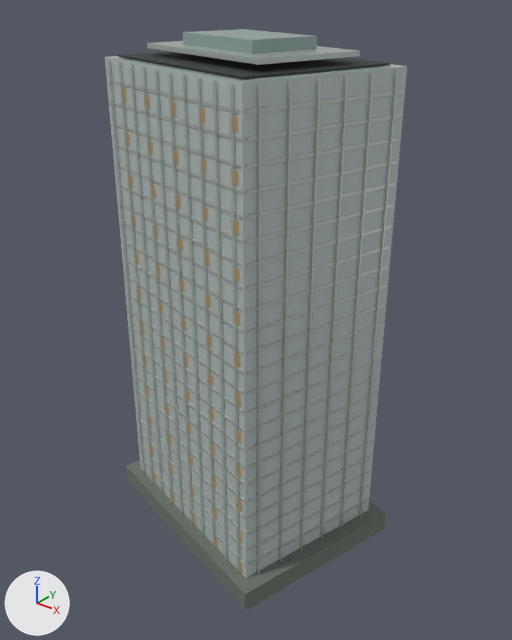
Two versions of the Blender file landmarks/assets/hisense-south.blend, one commit apart.
Before and after are seen from a 50 mm lens placed at (138.4, -171.8, 181.0), pointed at (6.4, -6.7, 78.7). The lights are fixed; the arrows at lower left show +X, +Y and +Z. The older version comes first.

In view in the first picture: 'crown_box', 'crown_box.001', 'envelope', 'fins', 'floor_bands', 'night_windows', 'podium', 'roof_deck'.
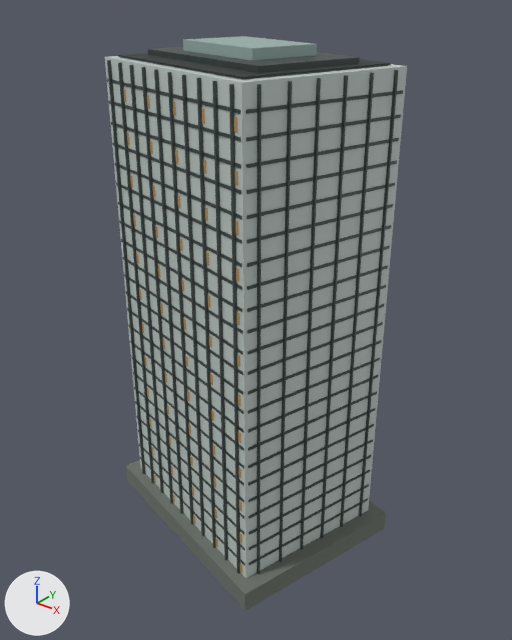
The change, as a list of edits to the scene's bpy script:
```text
Change mat_metal:
    mat_metal.base_color: (0.665, 0.723, 0.672) -> (0.0685, 0.0908, 0.0844)  # light grey #d5ddd6 -> dark grey #4a5552
Change me_crown_box:
    used by ob_crown_box; location = (0.0, 0.0, 0.0)
    remove me_crown_box.from_pydata(...)  # 24 vertices, 6 faces; spans x -27.7..34.2, y -29.8..16.8, z 161.7..163.1
    add me_crown_box.from_pydata(...)  # 8 vertices, 6 faces; spans x -27.7..34.2, y -29.8..16.8, z 159.9..161.4
    me_crown_box part 1: the loose piece of 4 vertices spanning x -27.7..34.2, y -29.8..16.8, z 161.7 is rebuilt with 8 vertices and now spans x -27.7..34.2, y -29.8..16.8, z 159.9..161.4
    me_crown_box part 2: the loose piece of 4 vertices spanning x -27.7..25.6, y -29.8..-15.8, z 161.7..163.1 is deleted
    me_crown_box part 3: the loose piece of 4 vertices spanning x 25.6..34.2, y -29.8..2.8, z 161.7..163.1 is deleted
    me_crown_box part 4: the loose piece of 4 vertices spanning x -27.7..34.2, y -29.8..16.8, z 163.1 is deleted
    other edits to the shape of me_crown_box do not show in these pictures
Change me_crown_box_001:
    used by ob_crown_box_001; location = (0.0, 0.0, 0.0)
    remove me_crown_box_001.from_pydata(...)  # 24 vertices, 6 faces; spans x -15.9..22.4, y -21.3..8.4, z 162.8..166.4
    add me_crown_box_001.from_pydata(...)  # 8 vertices, 6 faces; spans x -15.9..22.4, y -21.3..8.4, z 161.2..164.4
    me_crown_box_001 part 5: the loose piece of 4 vertices spanning x -15.9..22.4, y -21.3..8.4, z 162.8 is rebuilt with 8 vertices and now spans x -15.9..22.4, y -21.3..8.4, z 161.2..164.4
    me_crown_box_001 part 6: the loose piece of 4 vertices spanning x -15.9..16.9, y -21.3..-12.7, z 162.8..166.4 is deleted
    me_crown_box_001 part 7: the loose piece of 4 vertices spanning x 16.9..22.4, y -21.3..-0.3, z 162.8..166.4 is deleted
    me_crown_box_001 part 8: the loose piece of 4 vertices spanning x -15.9..22.4, y -21.3..8.4, z 166.4 is deleted
    other edits to the shape of me_crown_box_001 do not show in these pictures
```

Changed parts and their boxes (x1, y1, x2, y2) in the pictures (512 x 640 px):
'fins', recoloured (light grey to dark grey)
    both: (107, 60, 398, 574)
'floor_bands', recoloured
    both: (107, 79, 403, 566)
'crown_box', recoloured, reshaped (8% taller)
    before: (147, 41, 360, 65)
    after: (148, 47, 360, 73)
'crown_box.001', reshaped
    before: (183, 29, 317, 54)
    after: (183, 36, 317, 60)
part 1 of me_crown_box, rebuilt (not visible before)
    after: (148, 47, 360, 73)
part 2 of me_crown_box, deleted
    before: (147, 43, 258, 65)
part 3 of me_crown_box, deleted
    before: (258, 51, 360, 65)
part 4 of me_crown_box, deleted
    before: (151, 41, 358, 59)
part 5 of me_crown_box_001, rebuilt (not visible before)
    after: (183, 36, 317, 60)
part 6 of me_crown_box_001, deleted
    before: (183, 32, 252, 54)
part 7 of me_crown_box_001, deleted
    before: (252, 36, 317, 54)
part 8 of me_crown_box_001, deleted
    before: (185, 29, 312, 40)
